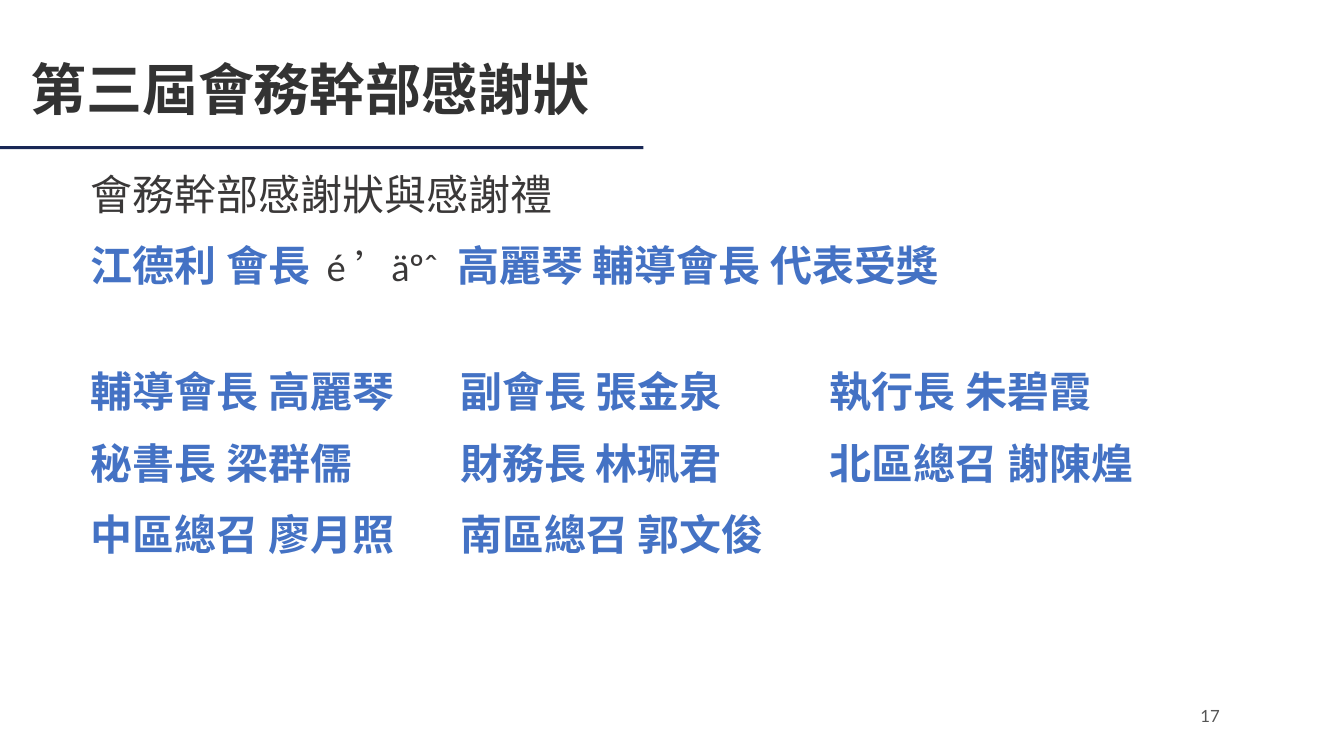
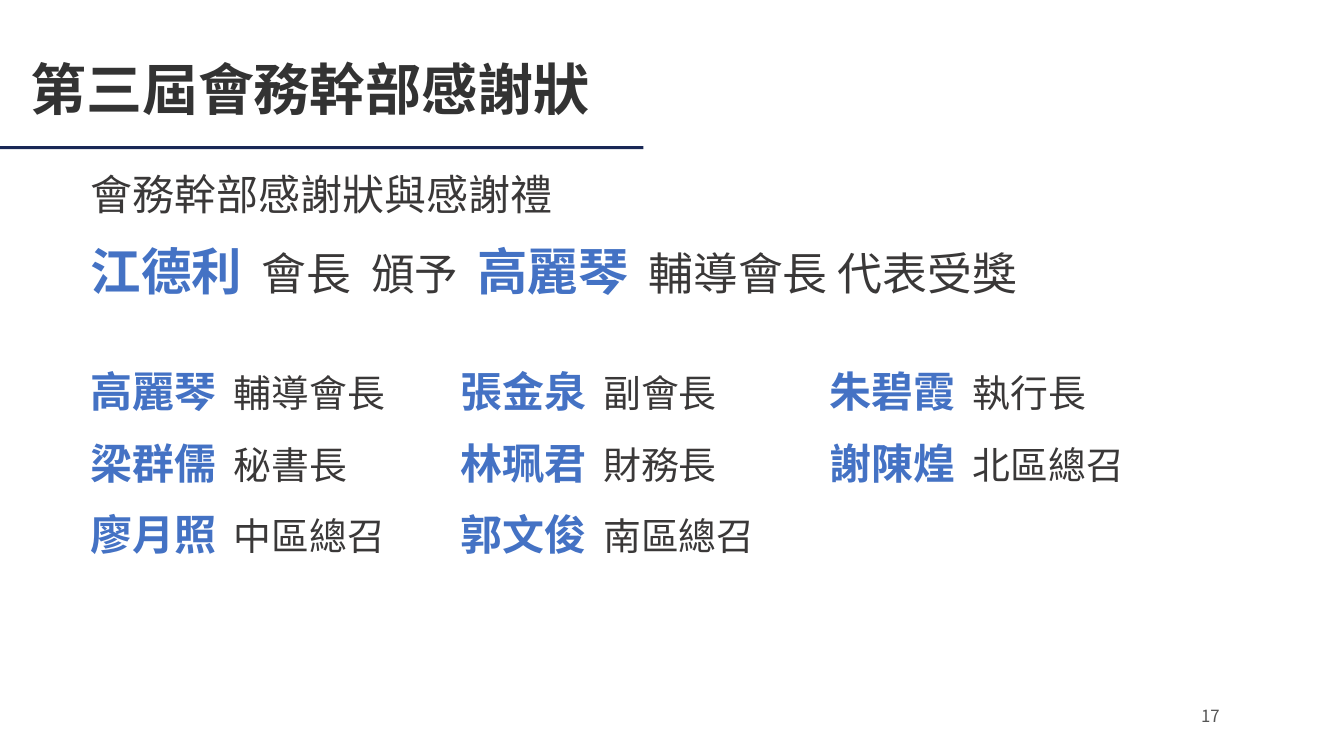
Before and after one commit to Ericliang680928/IAA, a slide deck: slide 17 of 20261204/agm/IAA會員大會簡報_20261204.pptx. Drawn at 1344x756 pixels with LibreOffice and Linux fonts; fonts in the diff are those of the drawing; background and template pictures are left out. Boxes give left, top, right and bottom in pixels: in the first picture for what was removed or moved away, otherwise in the second. Text is boxed around its words. In the diff, an @@ line names an element or a change of style, - is before the commit and + after.

```diff
--- a/20261204/agm/IAA會員大會簡報_20261204.pptx
+++ b/20261204/agm/IAA會員大會簡報_20261204.pptx
@@ text at (91,247,1017,295): text changed; size 30 to 32 pt; font Lato to Noto Sans CJK SC; text colour #4472C4 to #3A3838; bold off @@
-江德利 會長 é ’äºˆ 高麗琴 輔導會長 代表受獎
+江德利 會長 頒予 高麗琴 輔導會長 代表受獎
@@ text at (91,371,385,411): text changed; size 30 to 27 pt; font Lato to Noto Sans CJK SC; text colour #4472C4 to #3A3838; bold off @@
-輔導會長 高麗琴
+高麗琴 輔導會長
@@ text at (460,371,716,411): text changed; font Lato to Noto Sans CJK SC @@
-副會長 張金泉
+張金泉 副會長
@@ text at (830,371,1086,411): text changed; font Lato to Noto Sans CJK SC @@
-執行長 朱碧霞
+朱碧霞 執行長
@@ text at (91,443,347,483): text changed; font Lato to Noto Sans CJK SC @@
-秘書長 梁群儒
+梁群儒 秘書長
@@ text at (460,443,716,483): text changed; font Lato to Noto Sans CJK SC @@
-財務長 林珮君
+林珮君 財務長
@@ text at (830,443,1124,483): text changed; size 30 to 27 pt; font Lato to Noto Sans CJK SC; text colour #4472C4 to #3A3838; bold off @@
-北區總召 謝陳煌
+謝陳煌 北區總召
@@ text at (91,514,385,554): text changed; size 30 to 27 pt; font Lato to Noto Sans CJK SC; text colour #4472C4 to #3A3838; bold off @@
-中區總召 廖月照
+廖月照 中區總召
@@ text at (460,514,754,554): text changed; size 30 to 27 pt; font Lato to Noto Sans CJK SC; text colour #4472C4 to #3A3838; bold off @@
-南區總召 郭文俊
+郭文俊 南區總召
@@ page number at (1201,709,1220,722): font Lato to Noto Sans CJK SC @@
```
Also in this commit, not shown: 36 other slides changed, 3 other files.
